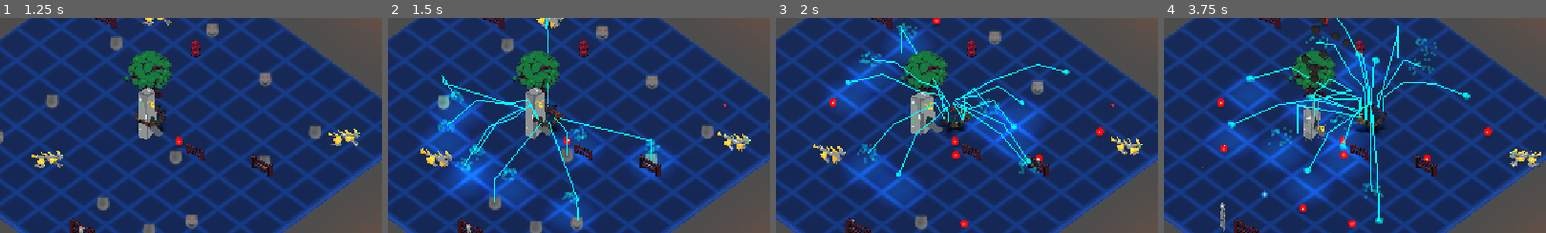
Above: before the commit, frames 1-4 (left to right).
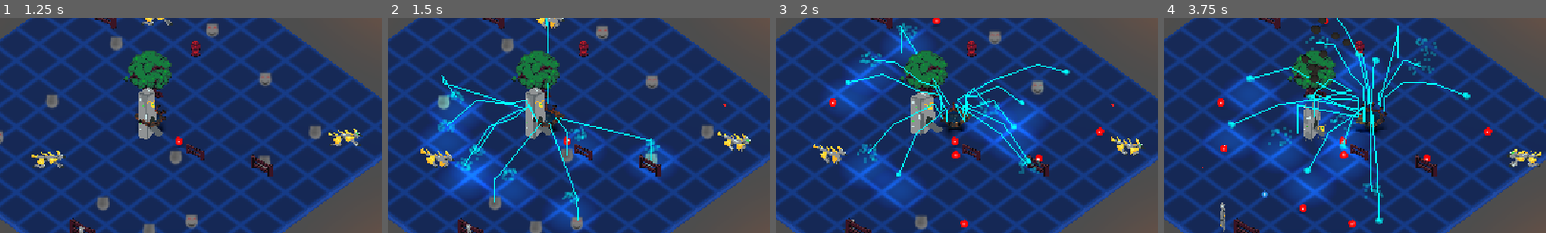
Above: after the commit, the same moments.

Repository: Gamkedo/terminus-2k28
Game: Godot game, scene res://level_menu.tscn
The game is run twice, just before and just after one commit, with the same random seed, the same clock (stepped at 60 frames per second) and the same inputs.
Inputs (mouse positions are % of the whole screen's width and height, from its top left):
- Up to frame 1 (1.25 s): click (28, 46) at 0.5 s
- Up to frame 2 (1.5 s): move the mouse to (72, 45) at 1.27 s; press the mouse at (72, 45) at 1.28 s; hold D (walk_right) from 1.28 s (still down)
- Up to frame 3 (2 s): keep holding D (walk_right)
- Up to frame 4 (3.75 s): release D (walk_right) at 2 s; release the mouse at (72, 45) at 2 s; drag from (30, 55) to (45, 70) at 2.02 s; move the mouse to (60, 28) at 2.77 s; press the mouse at (60, 28) at 2.78 s; hold D (walk_right) 2.78-3.5 s; release the mouse at (60, 28) at 3.5 s; drag from (45, 70) to (20, 35) at 3.52 s
The pictures show only the part of the screen within x 30-80%, y 24-74%; the shares and areas given below are measured in that part.

Frame 1 is identical in both runs. In frame 2, 0.1% of the frame differs, in the area x 29-56%, y 3-73%; in frame 3, 0.4%; in frame 4, 0.4%, in the area x 38-61%, y 17-50%.

Commit message:
fix: lightning bolt radius for vehbryo player model

Diff:
--- a/Scripts/gameplay/projectiles/lightning_bolt.gd
+++ b/Scripts/gameplay/projectiles/lightning_bolt.gd
@@ -12,7 +12,7 @@
 @export var arc_height_max: float = 7.
 @export_range(0., 1.) var arc_scatteredness: float = 0.75
 @export_range(0., 1.) var arc_volatility: float = 0.15
-@export var arc_source_radius: float = 1.5
+@export var arc_source_radius: float = 1.75
 @export var default_enemy_capacity: float = 0.2
 
 @onready var arc_material: ORMMaterial3D = ORMMaterial3D.new()
